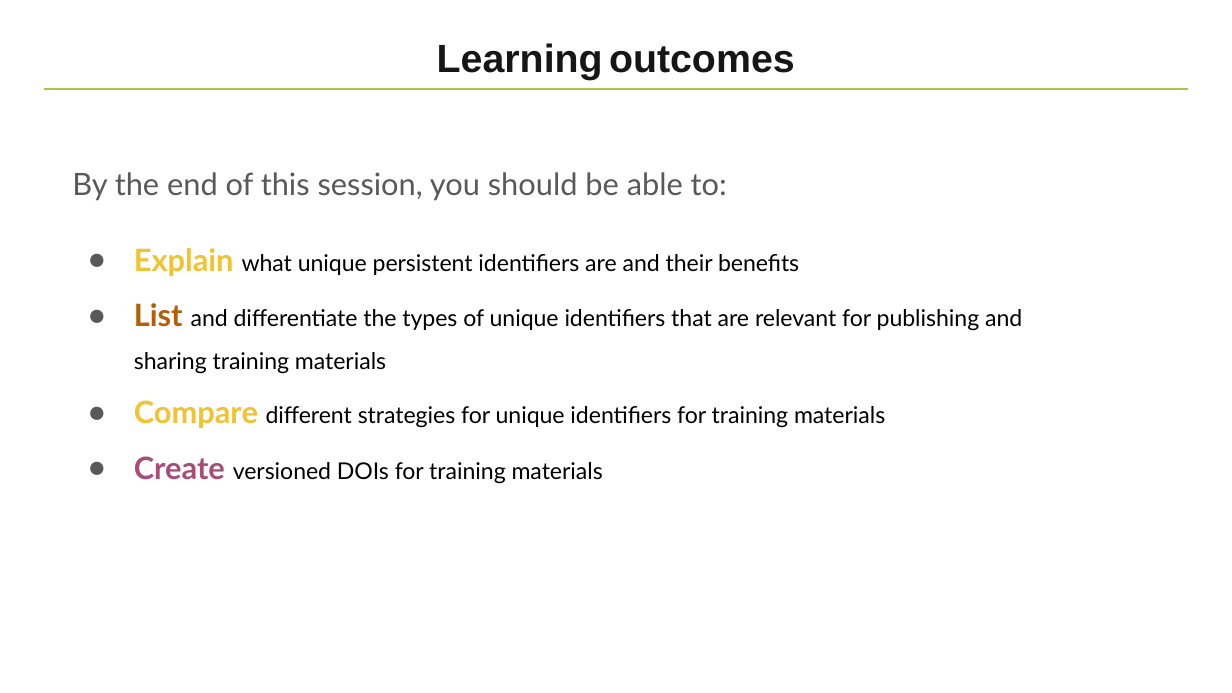
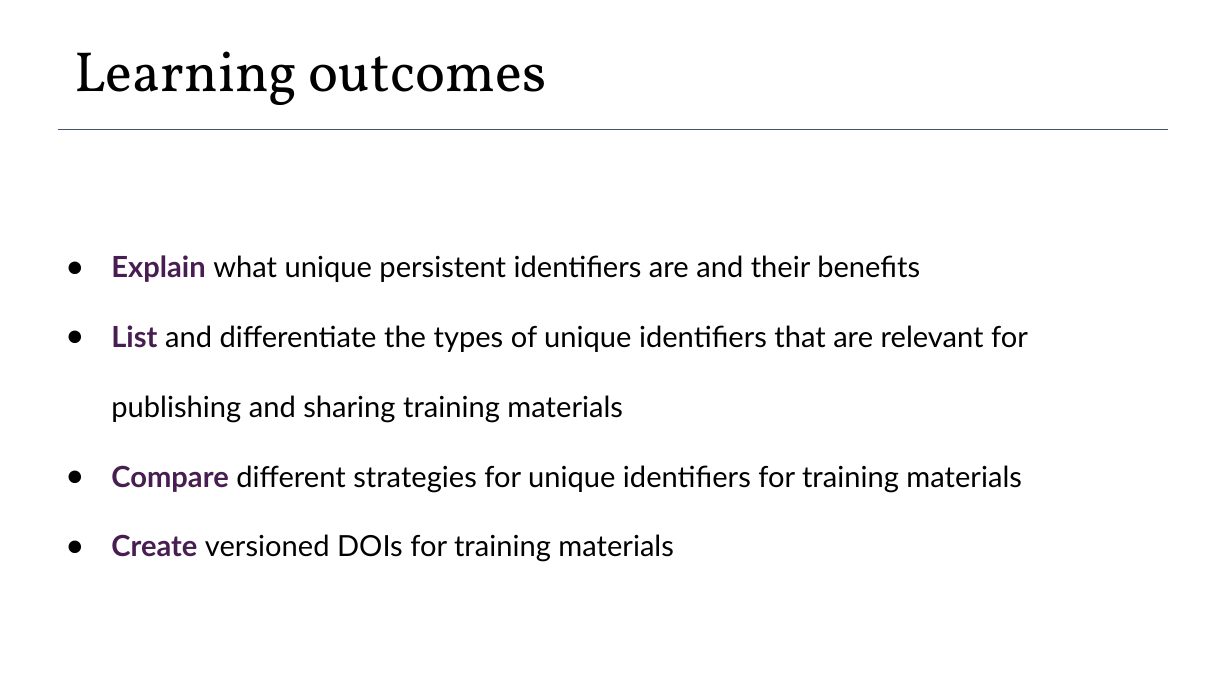
Before and after one commit to elixir-europe-training/ELIXIR-TrP-FAIR-Material-By-Design, a slide deck: slide 2 of docs/supplementary/presentations/ch_08_Unique_identifiers/Session 8 - Unique identifiers for training materials.pptx. Drawn at 1232x693 pixels with LibreOffice and Linux fonts; fonts in the diff are those of the drawing; background and template pictures are left out. Boxes give left, top, right and bottom in pixels: in the first picture for what was removed or moved away, otherwise in the second. Text is boxed around its words. In the diff, an @@ line names an element or a change of style, - is before the commit and + after.

```diff
--- a/docs/supplementary/presentations/ch_08_Unique_identifiers/Session 8 - Unique identifiers for training materials.pptx
+++ b/docs/supplementary/presentations/ch_08_Unique_identifiers/Session 8 - Unique identifiers for training materials.pptx
@@ text "Learning outcomes": place and size @@
-text "Learning outcomes" at bbox=[437, 43, 795, 80]
+text "Learning outcomes" at bbox=[74, 51, 546, 105]
@@ text "Learning outcomes" at bbox=[74, 51, 546, 105]: size 23 to 33 pt, font Arial to Vollkorn, text colour #171616 to #000000, bold off; alignment centre to left @@
@@ line removed from (43, 89) to (1189, 89) @@
@@ line added from (58, 129) to (1168, 129), #44546A 0.56 pt @@
@@ text "Explain what unique persistent identifiers ...": place and size @@
-text "Explain what unique persistent identifiers ..." at bbox=[72, 172, 1022, 484]
+text "Explain what unique persistent identifiers ..." at bbox=[111, 255, 1028, 562]
@@ text "Explain what unique persistent identifiers ..." at bbox=[111, 255, 1028, 562]: size 18 to 17 pt in "Explain", "List", "Compare", "Create"; size 13.5 to 17 pt; text colour #F1C232 to #481D51 in "Explain", "Compare"; text colour #B45F06 to #481D51 in "List"; text colour #A64D79 to #481D51 in "Create"; indent changed; line spacing 1.5 to 2; bullet colour #595959 to #000000 @@
@@ text at bbox=[72, 172, 727, 201]: paragraph removed @@
-By the end of this session, you should be able to:
```
Also in this commit, not shown: 11 other slides changed, 6 slides added, 4 slides removed, 3 other files.
